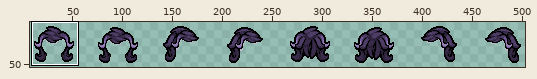
Sprite sheet -- resources/gfx/characters/deliverance/costumes/character_Awan_Head.png. Above: a wide view before the commit, with the close-up outlined.
Close-up. Before the commit:
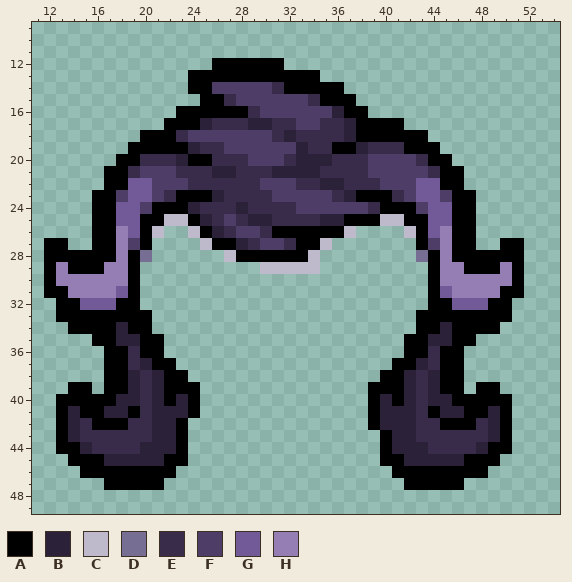
The file is 512x61 pixels. Shown: x 11..54, y 9..49. The wide view leaves out empty margins. The commit also changed other parts of the picture, which this record leaves out.
Palette (. is transparent): A #000000  B #2b2138  C #bebacc  D #776e94  E #382c4a  F #4e3d67  G #725997  H #947eb4
Pixels before, first column x 12:
12 ..............AAAAAA....................
13 ............AAAAAAAAAAA.................
14 ............AAFFFFFEAAAAA...............
15 .............AAEFFFFFFEAAA..............
16 ...........AAAAAAEFFFFFFBAA.............
17 ..........AAABEEEBBEEFFEEBAAAA..........
18 ........AAAEFFFFFFFEBEEEEBAAAAAA........
19 .......AAAAABEEFFFFFFBEEAABEEEAAA.......
20 ......AAEEEBAAEEEFFFEBBBEEEFFFFEAA......
21 .....AAEFFFEEEBBEEEBBBBEEEEFFFFFEAA.....
22 .....AAGGFFFEEEEEEFFFEEBBEEEFFFGGAA.....
23 ....AAFGGFEAAABEEEEFFFFFEBAAAEFGGFAA....
24 ....AAGGFAAABEEEBEEEEFFFFFFEAAAFGGAA....
25 ....AAGGAACCABEFEBBEEEEBBAAACCAAGGAA....
26 ....AAHGAC..CABEFFEAAAAAAC....CAGHAA....
27 AA..AAHFA....CAABEFFEAAC.......AFHAA..AA
28 AAAAAAHAD......CAAAAAAC........DAHAAAAAA
29 AHAAAHHA..........CCCCC.........AHHAAAHA
30 AHHHHHHA........................AHHHHHHA
31 AAHHHHGA........................AGHHHHAA
32 .AAGGGAA........................AAGGGAA.
33 .AAAAAAAA......................AAAAAAAA.
34 ..AAAABAA......................AABAAAA..
35 ....AABBAA....................AABBAA....
36 .....AAEAA....................AAEAA.....
37 .....AAEBAA..................AABEAA.....
38 .....AABEBAA................AABEBAA.....
39 ..AA.AABEBAAA..............AAABEBAA.AA..
40 .AAAAABBEBABA..............ABABEBBAAAAA.
41 .ABAABBAEBBBA..............ABBBEABBAABA.
42 .ABEAAAEEBBA...............ABBBEEAAAEBA.
43 .ABEEEEEEBBA................ABBEEEEEEBA.
44 .AABEEEEBBBA................ABBBEEEEBAA.
45 ..AAABBBBBAA................AABBBBBAAA..
46 ...AAAAAAAA..................AAAAAAAA...
47 .....AAAAA....................AAAAA.....
After:
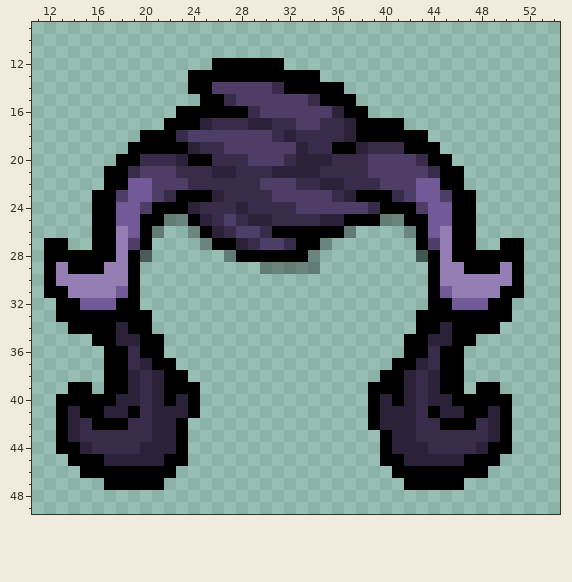
Changes in this commit:
{"colour":"C","old":"#bebacc","new":"#0000004d"}
{"colour":"D","old":"#776e94","new":"#00000083"}
